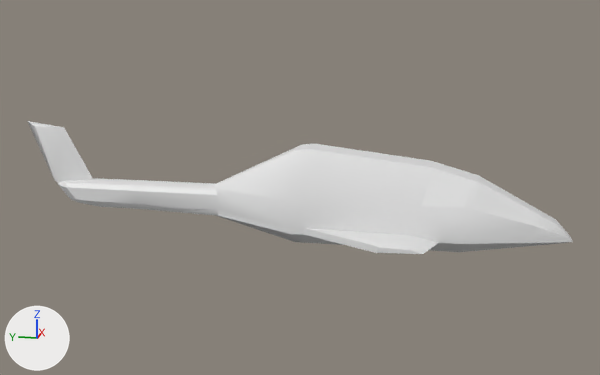
An edit to the Blender file Assets/Models/Chopper-chassis.blend, drawn before and after from the same camera.
One viewpoint serves both versions: a 50 mm camera at (-35.9, -5.5, 8.8) aimed at (0.1, 1.7, -0.2). Every picture has the same lights, and +X, +Y and +Z are marked at lower left.
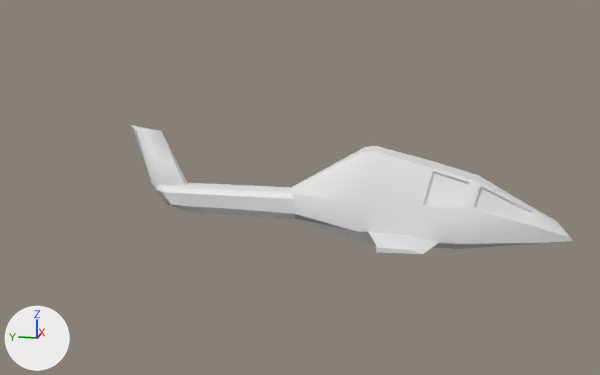
Location of each change, (x1, y1, x2, y2) in pixels of the pictures (600 x 375 px):
'Cube', reshaped (19% narrower): before (27, 121, 573, 254); after (130, 125, 572, 254)
part 1 of me_cube, built on: before (27, 121, 573, 253); after (130, 125, 572, 249)

The edits, one by one:
me_cube is used by ob_cube; location (0.0, 0.0, 0.0); scale (1.8, 1.8, 1.8).
me_cube had 110 vertices, 95 faces and spanned x -0.01..2.07, y -5.67..8.3, z -1.42..1.37.
me_cube now has 117 vertices, 103 faces and spans x -0.01..2.07, y -5.67..5.44, z -1.42..1.37.
Part 1, on me_cube:
3 vertices are removed from x 0.0..0.32, y -4.68..7.26, z -0.38..1.23.
7 faces are deleted.
6 vertices in x -0.01..0.4, y 5.2, z -0.81..-0.14 move by (0.0, -2.33, 0.0).
5 vertices in x -0.01..1.0, y 1.0, z -1.42..0.94 move by (0.0, -1.61, 0.0).
3 vertices in x 0.37, y -3.04..-2.05, z -1.42 move by (-0.25, 0.0, 0.0).
3 vertices in x 0.19, y -5.67..-5.59, z -1.05..-0.96 move by (-0.07, 0.0, 0.0).
3 vertices in x -0.01..0.15, y 3.2, z -0.88..-0.13 move by (0.0, -1.99, 0.0).
3 vertices in x -0.01..0.36, y 0.66, z -1.41..0.98 move by (0.0, -1.56, 0.0).
40 vertices move from x -0.01..1.0, y -5.29..8.3, z -1.42..1.37 to x -0.01..0.99, y -5.29..5.44, z -1.42..1.37.
10 vertices are added at x 0.01..0.89, y -4.68..4.58, z -0.55..1.23.
15 new faces join them.
